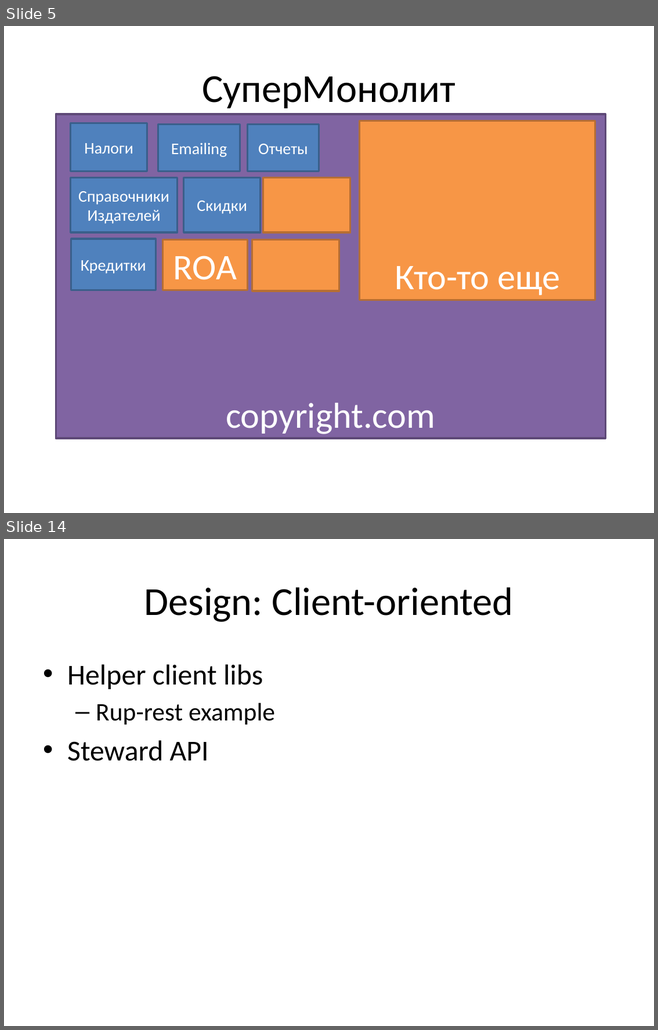
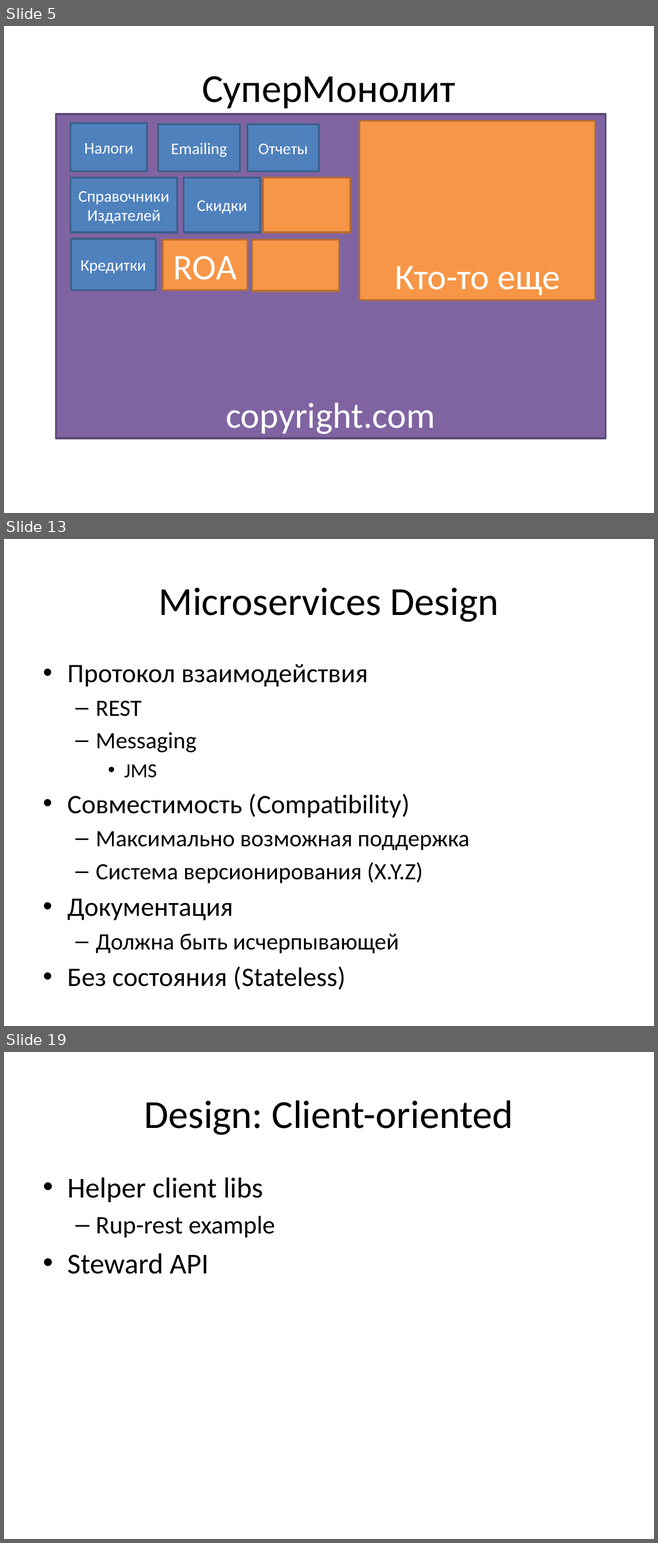
Before and after one commit to vitali-kviatkouski/personal, a slide deck: Microservices.pptx. Shown one above the other, each under a label of ours: slides 5 and 14 before the commit, slides 5, 13 and 19 after it; the slides between them are not shown. The pictures are 658x1030 and 658x1543 pixels, drawn with LibreOffice and Linux fonts; fonts in the diff are those of the drawing. Boxes give left, top, right and bottom in pixels: in the first picture for what was removed or moved away, otherwise in the second. Text is boxed around its words. In the diff, an @@ line names an element or a change of style, - is before the commit and + after.

```diff
--- a/Microservices.pptx
+++ b/Microservices.pptx
@@ slide 13 added at <box>4,539,654,1026</box>, background #FFFFFF @@
@@ title added at <box>159,588,498,622</box>, 44 pt, text #000000 @@
+Microservices Design
@@ text added at <box>67,664,469,990</box>, 25.9 pt, text #000000 @@
+• Протокол взаимодействия
+  – REST
+  – Messaging
+    • JMS
+• Совместимость (Compatibility)
+  – Максимально возможная поддержка
+  – Система версионирования (X.Y.Z)
+• Документация
+  – Должна быть исчерпывающей
+• Без состояния (Stateless)
@@ what was slide 14 is now slide 19 @@
```
Also in this commit, not shown: 13 slides changed, 1 other slide added, 2 slides removed.
